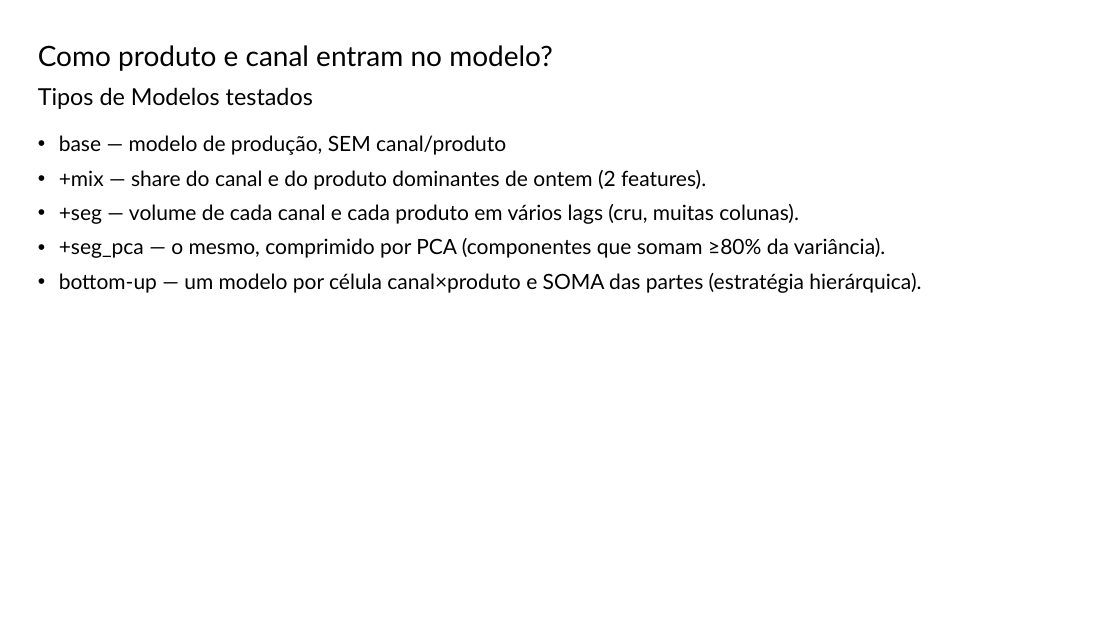
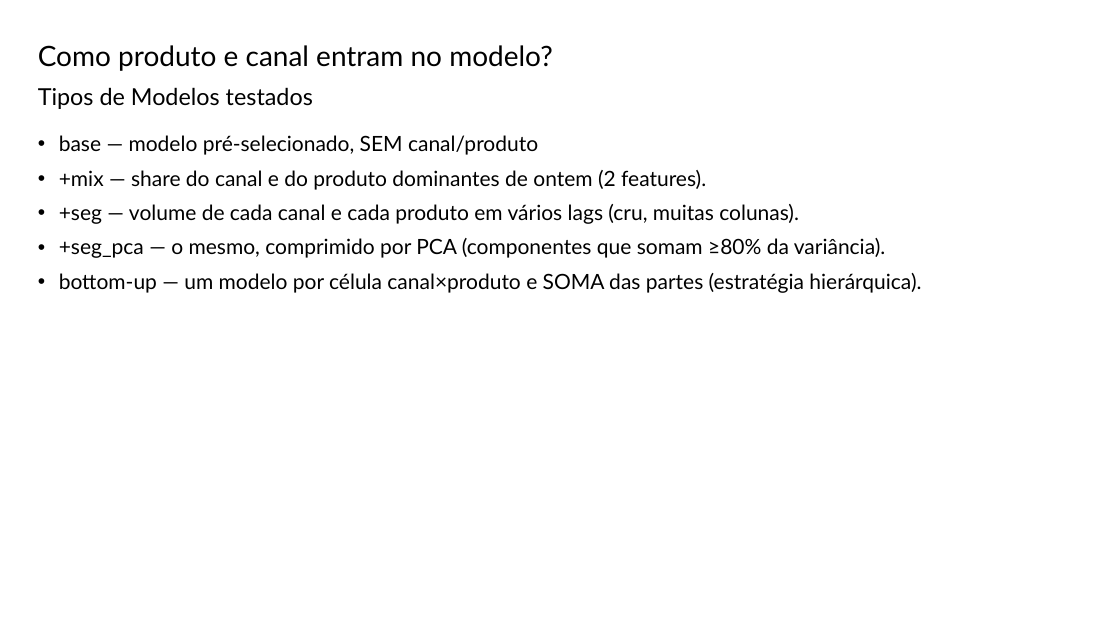
Before and after one commit to Daniel-Alexandre-Ramazzotte/Modelo-Vendas-Diario, a slide deck: slide 3 of Apresentacao/Projecao de Vendas Definição Modelo v2.pptx. Drawn at 1120x630 pixels with LibreOffice and Linux fonts; fonts in the diff are those of the drawing; background and template pictures are left out. Boxes give left, top, right and bottom in pixels: in the first picture for what was removed or moved away, otherwise in the second. Text is boxed around its words. In the diff, an @@ line names an element or a change of style, - is before the commit and + after.

```diff
--- a/Apresentacao/Projecao de Vendas Definição Modelo v2.pptx
+++ b/Apresentacao/Projecao de Vendas Definição Modelo v2.pptx
@@ text at [59, 135, 538, 155]: text changed @@
-• base — modelo de produção, SEM canal/produto
+• base — modelo pré-selecionado, SEM canal/produto
```
Also in this commit, not shown: 13 other slides changed, 68 slides added, 11 slides removed, 50 other files.
